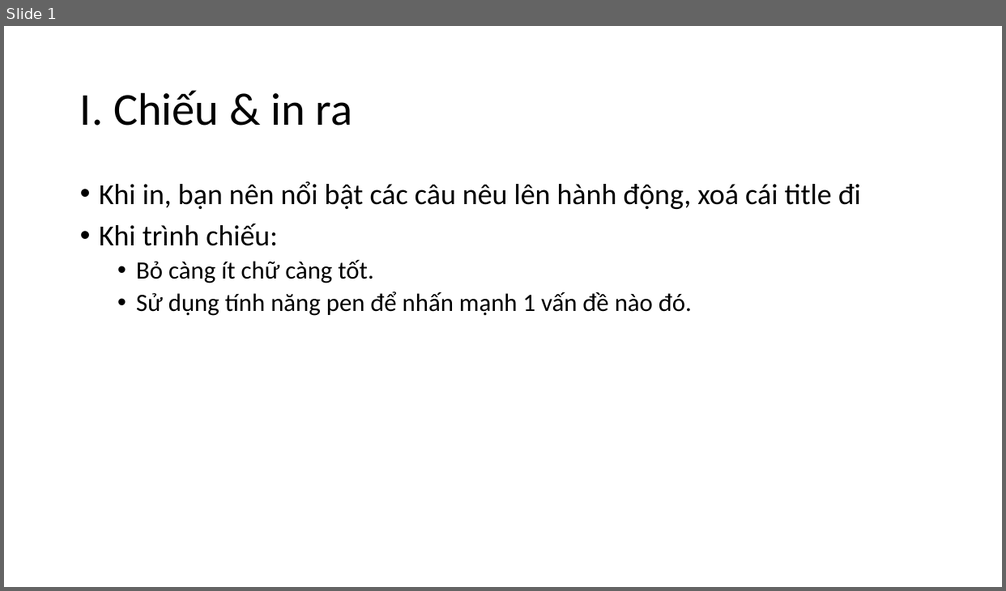
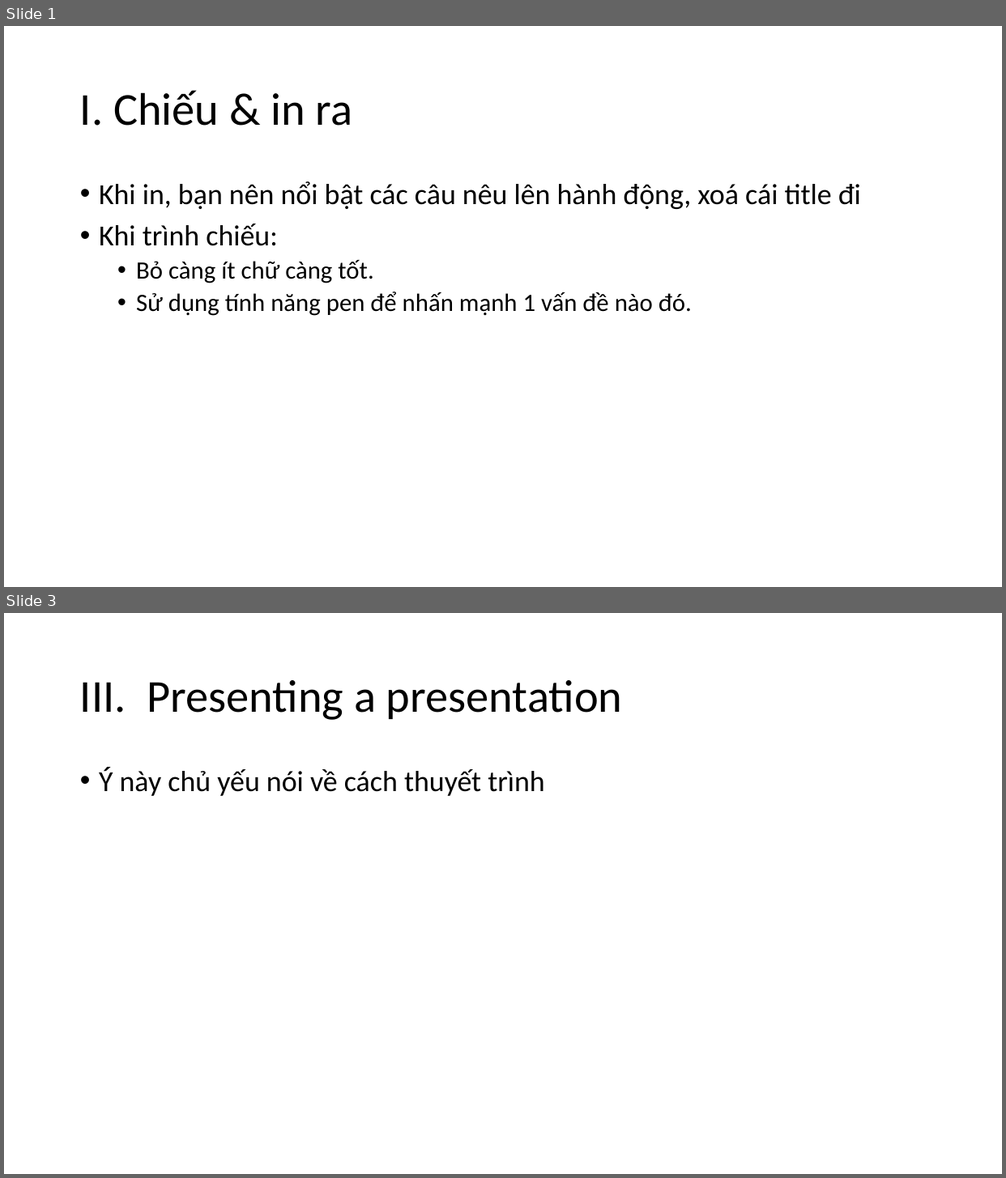
Before and after one commit to tranthanhbinh2603/PPTmasterclassV6_Powerpoint_from_A_to_Z, a slide deck: Section 8 - Presenting/Learning.pptx. Shown one above the other, each under a label of ours: slide 1 before the commit, slides 1 and 3 after it; the slides between them are not shown. The pictures are 1006x591 and 1006x1178 pixels, drawn with LibreOffice and Linux fonts; fonts in the diff are those of the drawing. Boxes give left, top, right and bottom in pixels: in the first picture for what was removed or moved away, otherwise in the second. Text is boxed around its words. In the diff, an @@ line names an element or a change of style, - is before the commit and + after.

```diff
--- a/Section 8 - Presenting/Learning.pptx
+++ b/Section 8 - Presenting/Learning.pptx
@@ slide 3 added at [4, 613, 1002, 1174], background #FFFFFF @@
@@ title added at [80, 680, 623, 720], 44 pt, text #000000 @@
+III. Presenting a presentation
@@ text added at [99, 767, 544, 796], 28 pt, text #000000 @@
+• Ý này chủ yếu nói về cách thuyết trình
```
Also in this commit, not shown: 3 other slides added, 3 other files.
